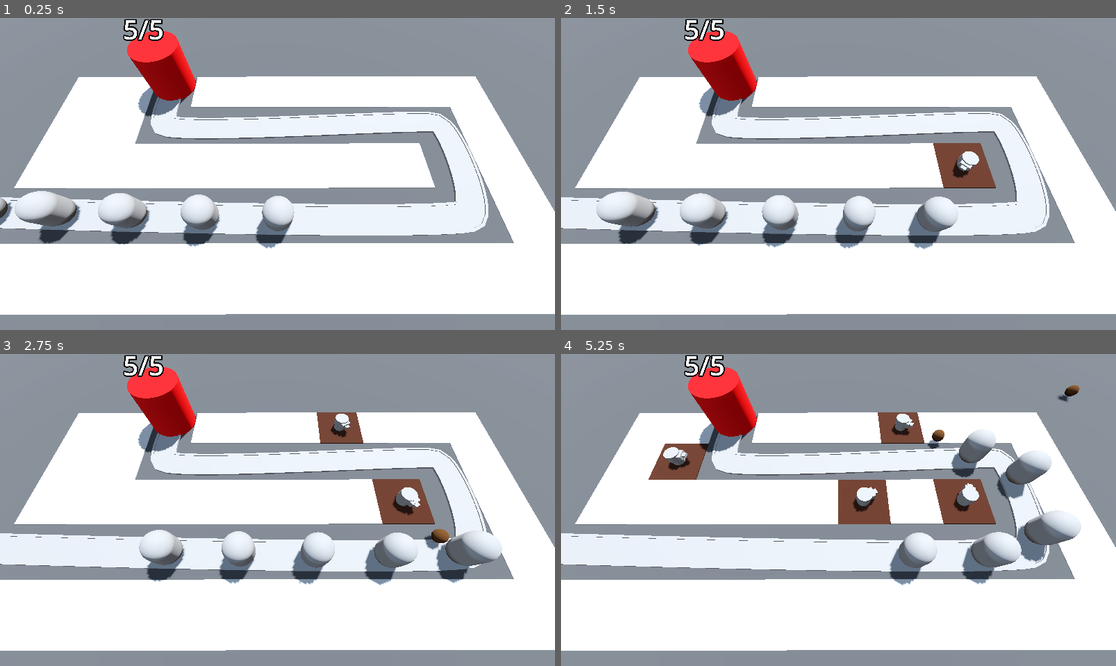
Above: before the commit, frames 1-4 (two rows, left to right).
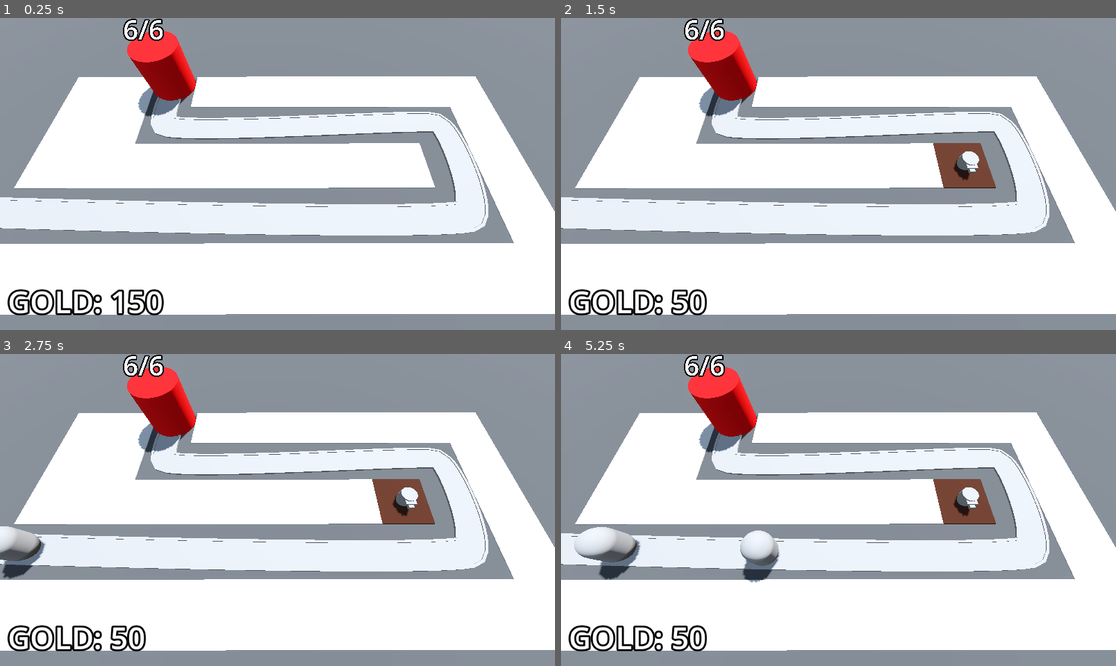
Above: after the commit, the same moments.

Repository: fFukurou/ProjectBlaster
Game: Godot game, scene res://BaseLevel.tscn
Same seed, same stepped clock (60 frames per second), same inputs: the game is played once before the commit and once after it.
Inputs (mouse positions are in pixels of both pictures, inside the frame that each line leads up to):
- Up to frame 1 (0.25 s): no input
- Up to frame 2 (1.5 s): move the mouse to (960, 158) at 0.52 s; click (960, 158) at 0.6 s; move the mouse to (727, 189) at 1.27 s; click (727, 189) at 1.35 s
- Up to frame 3 (2.75 s): move the mouse to (333, 441) at 2.02 s; click (333, 441) at 2.1 s
- Up to frame 4 (5.25 s): move the mouse to (810, 572) at 2.77 s; click (810, 572) at 2.85 s; move the mouse to (1005, 556) at 3.52 s; click (1005, 556) at 3.6 s; move the mouse to (672, 463) at 4.27 s; click (672, 463) at 4.35 s; move the mouse to (866, 510) at 5.02 s; click (866, 510) at 5.1 s

The runs differ from the first frame. In frame 1, 4.5% of the frame differs, in the area x 0-54%, y 0-96%; in frame 2, 5.1%; in frame 3, 7.0%; in frame 4, 10%, in the area x 1-94%, y 0-96%.

Commit message:
enemy damaging, animations, instantiating enemies, UI for gold, earning and spending gold

Diff:
--- a/Base/base.gd
+++ b/Base/base.gd
@@ -1,6 +1,6 @@
 extends Node3D
 
-@export var MAX_HEALTH: int = 5
+@export var MAX_HEALTH: int = 6
 
 var RED: Color = Color.DARK_RED
 var WHITE: Color = Color.WHITE_SMOKE
--- a/BaseLevel.tscn
+++ b/BaseLevel.tscn
@@ -1,11 +1,13 @@
-[gd_scene load_steps=12 format=3 uid="uid://ed8oybvj24yl"]
+[gd_scene load_steps=15 format=3 uid="uid://ed8oybvj24yl"]
 
 [ext_resource type="MeshLibrary" uid="uid://b14y56dyy8y4r" path="res://MeshLibraries/SpaceLibrary.tres" id="1_8plsj"]
 [ext_resource type="PackedScene" uid="uid://cgp2sb7587mmy" path="res://RayPickerCamera/ray_picker_camera.tscn" id="1_i3t6g"]
 [ext_resource type="PackedScene" uid="uid://xgqiqel5mbqu" path="res://Enemy/enemy.tscn" id="2_653x6"]
+[ext_resource type="Script" path="res://enemy_path.gd" id="3_0x3ch"]
 [ext_resource type="PackedScene" uid="uid://c0o5gvdayjtv8" path="res://Base/base.tscn" id="3_dv1gu"]
 [ext_resource type="Script" path="res://turret_manager.gd" id="5_irb5l"]
 [ext_resource type="PackedScene" uid="uid://cdg8ti7wt76or" path="res://Turret/turret.tscn" id="6_xcrnx"]
+[ext_resource type="Script" path="res://bank.gd" id="8_ktanm"]
 
 [sub_resource type="ProceduralSkyMaterial" id="ProceduralSkyMaterial_e34pd"]
 sky_horizon_color = Color(0.64625, 0.65575, 0.67075, 1)
@@ -29,6 +31,11 @@
 "tilts": PackedFloat32Array(0, 0, 0, 0, 0)
 }
 point_count = 5
+
+[sub_resource type="LabelSettings" id="LabelSettings_6q1wa"]
+font_size = 64
+outline_size = 16
+outline_color = Color(0, 0, 0, 1)
 
 [node name="BaseLevel" type="Node3D"]
 
@@ -57,10 +64,12 @@
 }
 metadata/_editor_floor_ = Vector3(0, 0, 0)
 
-[node name="Path3D" type="Path3D" parent="."]
+[node name="EnemyPath" type="Path3D" parent="."]
 curve = SubResource("Curve3D_t0nvv")
+script = ExtResource("3_0x3ch")
+enemy_scene = ExtResource("2_653x6")
 
-[node name="Road" type="CSGPolygon3D" parent="Path3D"]
+[node name="Road" type="CSGPolygon3D" parent="EnemyPath"]
 polygon = PackedVector2Array(-1, 0, -1, 0.1, 1, 0.1, 1, 0)
 mode = 2
 path_node = NodePath("..")
@@ -73,7 +82,7 @@
 path_u_distance = 1.0
 path_joined = false
 
-[node name="RightEdge" type="CSGPolygon3D" parent="Path3D"]
+[node name="RightEdge" type="CSGPolygon3D" parent="EnemyPath"]
 polygon = PackedVector2Array(0.9, 0, 0.9, 0.15, 1.1, 0.15, 1.1, 0)
 mode = 2
 path_node = NodePath("..")
@@ -86,7 +95,7 @@
 path_u_distance = 1.0
 path_joined = false
 
-[node name="LeftEdge" type="CSGPolygon3D" parent="Path3D"]
+[node name="LeftEdge" type="CSGPolygon3D" parent="EnemyPath"]
 polygon = PackedVector2Array(-1.1, 0, -1.1, 0.15, -0.9, 0.15, -0.9, 0)
 mode = 2
 path_node = NodePath("..")
@@ -99,28 +108,35 @@
 path_u_distance = 1.0
 path_joined = false
 
-[node name="Enemy" parent="Path3D" instance=ExtResource("2_653x6")]
-transform = Transform3D(-0.00851625, 0, -0.999963, 0, 1, 0, 0.999963, 0, -0.00851625, -21.1798, 0, 5.81204)
-
-[node name="Enemy2" parent="Path3D" instance=ExtResource("2_653x6")]
-transform = Transform3D(-0.0290394, 0, -0.999576, 0, 1, 0, 0.999576, 0, -0.0290394, -16.1823, 0, 5.96533)
-progress = 5.0
-
-[node name="Enemy3" parent="Path3D" instance=ExtResource("2_653x6")]
-transform = Transform3D(-0.0259795, 0, -0.999662, 0, 1, 0, 0.999662, 0, -0.0259795, -11.1842, 0, 6.10301)
-progress = 10.0
-
-[node name="Enemy4" parent="Path3D" instance=ExtResource("2_653x6")]
-transform = Transform3D(-0.0222944, 0, -0.999751, 0, 1, 0, 0.999751, 0, -0.0222944, -6.18556, 0, 6.22409)
-progress = 15.0
-
-[node name="Enemy5" parent="Path3D" instance=ExtResource("2_653x6")]
-transform = Transform3D(-0.0172068, 0, -0.99985, 0, 1, 0, 0.99985, 0, -0.0172068, -1.18648, 0, 6.32367)
-progress = 20.0
+[node name="SpawnTimer" type="Timer" parent="EnemyPath"]
+wait_time = 2.0
+autostart = true
 
 [node name="Base" parent="." instance=ExtResource("3_dv1gu")]
 
 [node name="TurretManager" type="Node3D" parent="." node_paths=PackedStringArray("enemy_path")]
 script = ExtResource("5_irb5l")
 turret = ExtResource("6_xcrnx")
-enemy_path = NodePath("../Path3D")
+enemy_path = NodePath("../EnemyPath")
+
+[node name="Bank" type="MarginContainer" parent="." groups=["bank"]]
+anchors_preset = 15
+anchor_right = 1.0
+anchor_bottom = 1.0
+grow_horizontal = 2
+grow_vertical = 2
+mouse_filter = 2
+theme_override_constants/margin_left = 16
+theme_override_constants/margin_top = 16
+theme_override_constants/margin_right = 16
+theme_override_constants/margin_bottom = 16
+script = ExtResource("8_ktanm")
+
+[node name="Label" type="Label" parent="Bank"]
+layout_mode = 2
+size_flags_horizontal = 0
+size_flags_vertical = 8
+text = "PLACEHOLDER"
+label_settings = SubResource("LabelSettings_6q1wa")
+
+[connection signal="timeout" from="EnemyPath/SpawnTimer" to="EnemyPath" method="spawn_enemy"]
--- a/Enemy/enemy.gd
+++ b/Enemy/enemy.gd
@@ -1,12 +1,26 @@
 extends PathFollow3D
 
 @export var speed: float = 2.5
+@export var max_health: int = 50
+@export var gold_value: int = 15
+
+var current_health: int:
+	set(health_in):
+		if health_in < current_health:
+			animation_player.play("TakeDamage")
+		current_health = health_in
+		if current_health < 1:
+			bank.gold += gold_value
+			self.queue_free()
+
 
 @onready var base = get_tree().get_first_node_in_group("base")
+@onready var bank = get_tree().get_first_node_in_group("bank") # This needs to be an @onready variable, because it needs to get the path to the tree when the enemy is created!
+@onready var animation_player: AnimationPlayer = $AnimationPlayer
 
 # Called when the node enters the scene tree for the first time.
 func _ready() -> void:
-	pass # Replace with function body.
+	current_health = max_health
 
 
 # Called every frame. 'delta' is the elapsed time since the previous frame.
@@ -15,3 +29,6 @@
 	if self.progress_ratio == 1.0:
 		base.take_damage()
 		set_process(false)
+
+	if current_health <= 0:
+		self.queue_free()
--- a/Enemy/enemy.tscn
+++ b/Enemy/enemy.tscn
@@ -1,10 +1,55 @@
-[gd_scene load_steps=3 format=3 uid="uid://xgqiqel5mbqu"]
+[gd_scene load_steps=8 format=3 uid="uid://xgqiqel5mbqu"]
 
 [ext_resource type="Script" path="res://Enemy/enemy.gd" id="1_47maq"]
 
 [sub_resource type="CapsuleMesh" id="CapsuleMesh_48f0q"]
 radius = 1.0
 height = 3.0
+
+[sub_resource type="StandardMaterial3D" id="StandardMaterial3D_4e1mb"]
+no_depth_test = true
+shading_mode = 0
+
+[sub_resource type="CapsuleShape3D" id="CapsuleShape3D_ph0iw"]
+radius = 1.0
+height = 3.0
+
+[sub_resource type="Animation" id="Animation_8qoid"]
+resource_name = "TakeDamage"
+length = 0.1
+tracks/0/type = "value"
+tracks/0/imported = false
+tracks/0/enabled = true
+tracks/0/path = NodePath("DamageHighlight:visible")
+tracks/0/interp = 1
+tracks/0/loop_wrap = true
+tracks/0/keys = {
+"times": PackedFloat32Array(0, 0.1),
+"transitions": PackedFloat32Array(1, 1),
+"update": 1,
+"values": [true, false]
+}
+
+[sub_resource type="Animation" id="Animation_g4ky0"]
+length = 0.001
+tracks/0/type = "value"
+tracks/0/imported = false
+tracks/0/enabled = true
+tracks/0/path = NodePath("DamageHighlight:visible")
+tracks/0/interp = 1
+tracks/0/loop_wrap = true
+tracks/0/keys = {
+"times": PackedFloat32Array(0),
+"transitions": PackedFloat32Array(1),
+"update": 1,
+"values": [false]
+}
+
+[sub_resource type="AnimationLibrary" id="AnimationLibrary_mki1j"]
+_data = {
+"RESET": SubResource("Animation_g4ky0"),
+"TakeDamage": SubResource("Animation_8qoid")
+}
 
 [node name="Enemy" type="PathFollow3D"]
 transform = Transform3D(-0.00851624, 0, -0.999963, 0, 1, 0, 0.999963, 0, -0.00851624, 0, 0, 0)
@@ -15,3 +60,20 @@
 [node name="MeshInstance3D" type="MeshInstance3D" parent="."]
 transform = Transform3D(1, 0, 0, 0, 1, 0, 0, 0, 1, 0, 1.5, 0)
 mesh = SubResource("CapsuleMesh_48f0q")
+
+[node name="DamageHighlight" type="MeshInstance3D" parent="."]
+transform = Transform3D(1, 0, 0, 0, 1, 0, 0, 0, 1, 0, 1.5, 0)
+visible = false
+material_override = SubResource("StandardMaterial3D_4e1mb")
+mesh = SubResource("CapsuleMesh_48f0q")
+
+[node name="EnemyArea3D" type="Area3D" parent="." groups=["enemy_area"]]
+
+[node name="CollisionShape3D" type="CollisionShape3D" parent="EnemyArea3D"]
+transform = Transform3D(1, 0, 0, 0, 1, 0, 0, 0, 1, 0, 1.5, 0)
+shape = SubResource("CapsuleShape3D_ph0iw")
+
+[node name="AnimationPlayer" type="AnimationPlayer" parent="."]
+libraries = {
+"": SubResource("AnimationLibrary_mki1j")
+}
--- a/RayPickerCamera/ray_picker_camera.gd
+++ b/RayPickerCamera/ray_picker_camera.gd
@@ -2,9 +2,10 @@
 
 @export var gridmap: GridMap
 @export var turret_manager: Node3D
-
+@export var turret_cost := 100
 
 @onready var ray_cast_3d: RayCast3D = $RayCast3D
+@onready var bank = get_tree().get_first_node_in_group("bank")
 
 # Called every frame. 'delta' is the elapsed time since the previous frame.
 func _process(delta: float) -> void:
@@ -13,18 +14,19 @@
 	ray_cast_3d.force_raycast_update()
 
 	if ray_cast_3d.is_colliding():
-		Input.set_default_cursor_shape(Input.CURSOR_POINTING_HAND)
-		var collider = ray_cast_3d.get_collider()
-		if collider is GridMap:
-			var collision_point = ray_cast_3d.get_collision_point()
-			var cell = gridmap.local_to_map(collision_point)
-			if gridmap.get_cell_item(cell) == 0 and Input.is_action_just_pressed("click"):
-				gridmap.set_cell_item(cell, 1)
-				var tile_position = gridmap.map_to_local(cell)
-				turret_manager.build_turret(tile_position)
+		if bank.gold >= turret_cost:
 
-
-
-
+			Input.set_default_cursor_shape(Input.CURSOR_POINTING_HAND)
+			var collider = ray_cast_3d.get_collider()
+			if collider is GridMap:
+				var collision_point = ray_cast_3d.get_collision_point()
+				var cell = gridmap.local_to_map(collision_point)
+				if gridmap.get_cell_item(cell) == 0 and Input.is_action_just_pressed("click"):
+					gridmap.set_cell_item(cell, 1)
+					var tile_position = gridmap.map_to_local(cell)
+					turret_manager.build_turret(tile_position)
+					bank.gold -= turret_cost
+		else:
+			Input.set_default_cursor_shape(Input.CURSOR_ARROW)
 	else:
 		Input.set_default_cursor_shape(Input.CURSOR_ARROW)
--- a/Turret/projectile.gd
+++ b/Turret/projectile.gd
@@ -15,3 +15,10 @@
 func _on_timer_timeout() -> void:
 	self.queue_free()
 	#print("Pr ojectile Destroyed")
+
+
+func _on_area_entered(area: Area3D) -> void:
+	if area.is_in_group("enemy_area"):
+		#print(area)
+		area.get_parent().current_health -= 25 # area.get_parent() results in accessing the Enemy Node, which actually has the current_health variable
+		self.queue_free()
--- a/Turret/projectile.tscn
+++ b/Turret/projectile.tscn
@@ -25,4 +25,5 @@
 one_shot = true
 autostart = true
 
+[connection signal="area_entered" from="." to="." method="_on_area_entered"]
 [connection signal="timeout" from="Timer" to="." method="_on_timer_timeout"]
--- a/Turret/turret.gd
+++ b/Turret/turret.gd
@@ -1,19 +1,38 @@
 extends Node3D
 
 @export var projectile: PackedScene
+@export var turrent_range: float = 10.0
 
 var enemy_path: Path3D
+var target: PathFollow3D
 
 @onready var turret_top: MeshInstance3D = $TurretBase/TurretTop
+@onready var animation_player: AnimationPlayer = $Fire
+
 
 
 func _physics_process(delta: float) -> void:
-	var enemy = enemy_path.get_children().back()
-	look_at(enemy.global_position, Vector3.UP, true)
+	target = find_best_target()
+	if target != null:
+		look_at(target.global_position, Vector3.UP, true)
 
 func _on_timer_timeout() -> void:
-	var shot = projectile.instantiate()
-	add_child(shot)
-	shot.global_position = turret_top.global_position
-	#shot.direction = basis.z <----- basis is a local variable, that means that if the scene rotates, everything goes to shit
-	shot.direction = global_transform.basis.z
+	if target:
+		var shot = projectile.instantiate()
+		add_child(shot)
+		shot.global_position = turret_top.global_position
+		#shot.direction = basis.z <----- basis is a local variable, that means that if the scene rotates, everything goes to shit
+		shot.direction = global_transform.basis.z
+		animation_player.play("Fire")
+
+
+func find_best_target() -> PathFollow3D:
+	var best_target = null
+	var best_progress = 0
+	for enemy in enemy_path.get_children():
+		if enemy is PathFollow3D:
+			if enemy.progress > best_progress:
+				if self.global_position.distance_to(enemy.global_position) < turrent_range:
+					best_target = enemy
+					best_progress = enemy.progress
+	return best_target
--- a/Turret/turret.tscn
+++ b/Turret/turret.tscn
@@ -16,6 +16,43 @@
 
 [sub_resource type="BoxMesh" id="BoxMesh_v4mfj"]
 size = Vector3(0.4, 0.2, 0.48)
+
+[sub_resource type="Animation" id="Animation_evyn6"]
+resource_name = "Fire"
+length = 0.3
+tracks/0/type = "value"
+tracks/0/imported = false
+tracks/0/enabled = true
+tracks/0/path = NodePath("TurretBase/TurretTop:position")
+tracks/0/interp = 1
+tracks/0/loop_wrap = true
+tracks/0/keys = {
+"times": PackedFloat32Array(0, 0.3),
+"transitions": PackedFloat32Array(1, 1),
+"update": 0,
+"values": [Vector3(0, 0.3, -0.6), Vector3(0, 0.3, 0)]
+}
+
+[sub_resource type="Animation" id="Animation_wud7l"]
+length = 0.001
+tracks/0/type = "value"
+tracks/0/imported = false
+tracks/0/enabled = true
+tracks/0/path = NodePath("TurretBase/TurretTop:position")
+tracks/0/interp = 1
+tracks/0/loop_wrap = true
+tracks/0/keys = {
+"times": PackedFloat32Array(0),
+"transitions": PackedFloat32Array(1),
+"update": 0,
+"values": [Vector3(0, 0.3, 0)]
+}
+
+[sub_resource type="AnimationLibrary" id="AnimationLibrary_1ky8s"]
+_data = {
+"Fire": SubResource("Animation_evyn6"),
+"RESET": SubResource("Animation_wud7l")
+}
 
 [node name="Turret" type="Node3D"]
 script = ExtResource("1_37rfg")
@@ -40,4 +77,9 @@
 [node name="Timer" type="Timer" parent="."]
 autostart = true
 
+[node name="Fire" type="AnimationPlayer" parent="."]
+libraries = {
+"": SubResource("AnimationLibrary_1ky8s")
+}
+
 [connection signal="timeout" from="Timer" to="." method="_on_timer_timeout"]
--- /dev/null
+++ b/bank.gd
@@ -0,0 +1,15 @@
+extends MarginContainer
+
+
+@export var starting_gold: int = 150
+
+
+@onready var label: Label = $Label
+
+var gold: int:
+	set(gold_in):
+		gold = max(gold_in, 0)
+		label.text = "GOLD: " + str(gold)
+
+func _ready() -> void:
+	gold = starting_gold
--- /dev/null
+++ b/enemy_path.gd
@@ -0,0 +1,19 @@
+extends Path3D
+
+@export var enemy_scene: PackedScene
+
+# connected to timeout, in other words, this function will get called every 2 seconds
+func spawn_enemy() -> void:
+	var new_enemy = enemy_scene.instantiate()
+	self.add_child(new_enemy)
+
+
+
+# Called when the node enters the scene tree for the first time.
+func _ready() -> void:
+	pass # Replace with function body.
+
+
+# Called every frame. 'delta' is the elapsed time since the previous frame.
+func _process(delta: float) -> void:
+	pass
--- a/project.godot
+++ b/project.godot
@@ -18,6 +18,8 @@
 [global_group]
 
 base=""
+enemy_area=""
+bank=""
 
 [input]
 
Not shown: 6 places in MeshLibraries/SpaceLibrary.tres that only renumber resources
Not shown: 1 places in Turret/turret.tscn that only renumber resources
